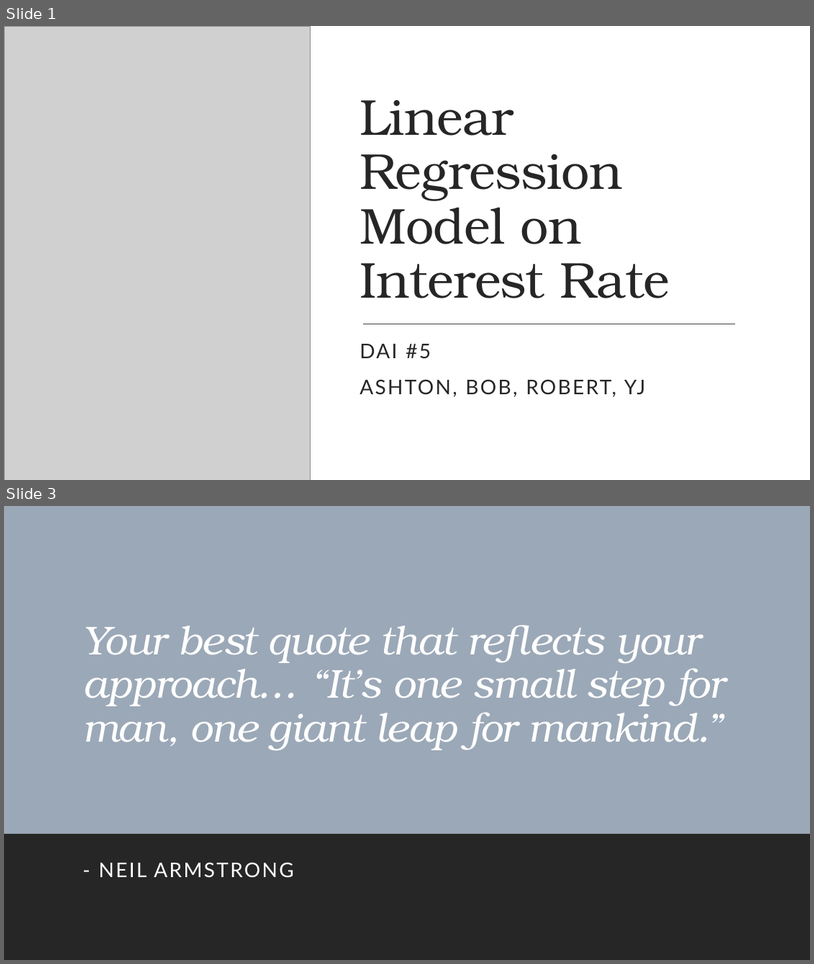
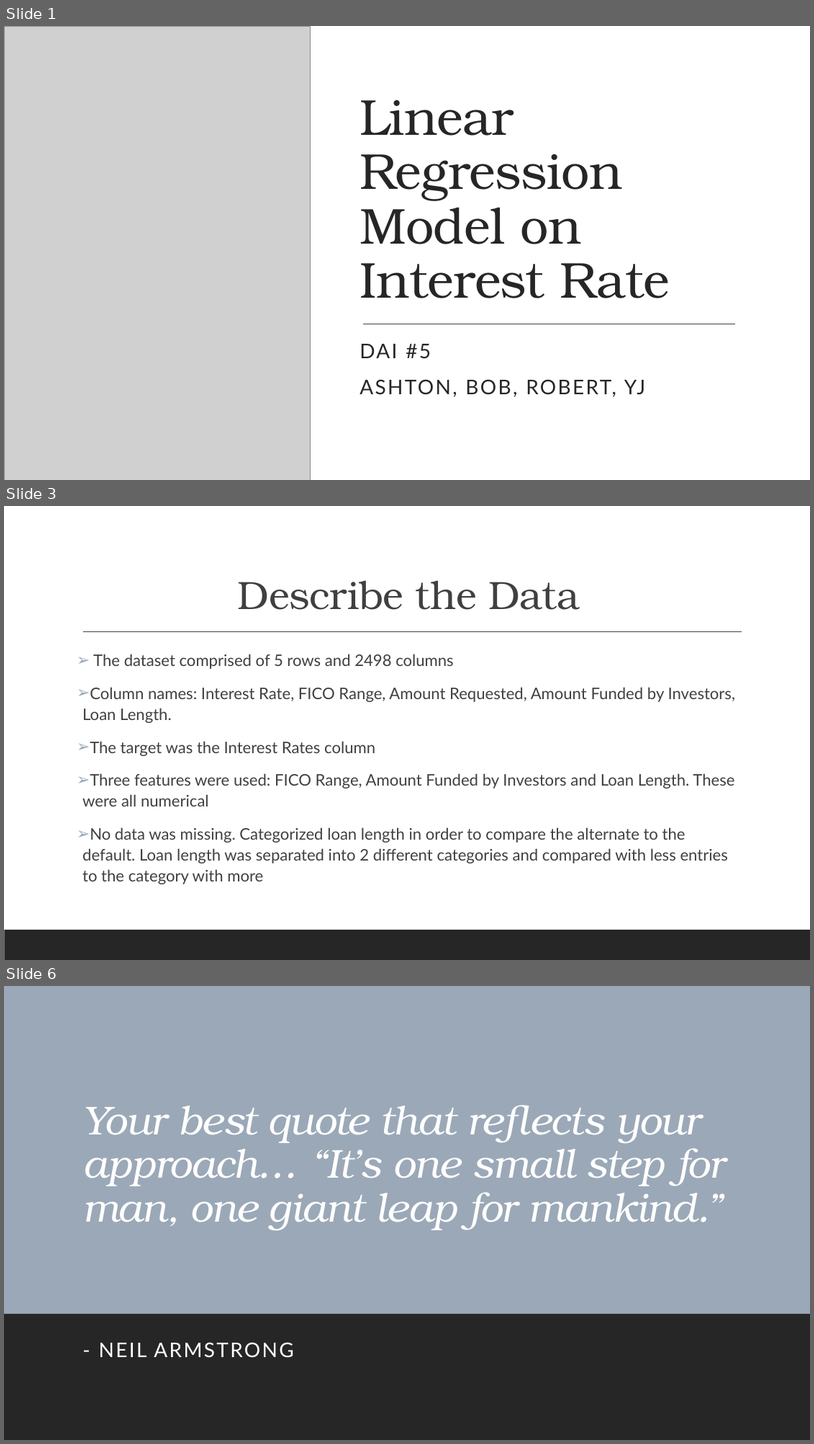
Before and after one commit to wolfman1986/Build_a_Linear_Regression_Model, a slide deck: data/interest_rate.pptx. Shown one above the other, each under a label of ours: slides 1 and 3 before the commit, slides 1, 3 and 6 after it; the slides between them are not shown. The pictures are 814x964 and 814x1444 pixels, drawn with LibreOffice and Linux fonts; fonts in the diff are those of the drawing; grey boxes stand for pictures. Boxes give left, top, right and bottom in pixels: in the first picture for what was removed or moved away, otherwise in the second. Text is boxed around its words. In the diff, an @@ line names an element or a change of style, - is before the commit and + after.

```diff
--- a/data/interest_rate.pptx
+++ b/data/interest_rate.pptx
@@ slide 3 added at <box>4,506,810,960</box>, background #FFFFFF; not listed: 1 template element that a slide beside it also shows @@
@@ title added at <box>238,580,580,610</box>, 47 pt, text #404040 @@
+Describe the Data
@@ line added from (83, 632) to (743, 632), #404040 1 pt @@
@@ text added at <box>82,654,736,884</box>, 19 pt, text #404040 @@
+➢ The dataset comprised of 5 rows and 2498 columns
+➢ Column names: Interest Rate, FICO Range, Amount Requested, Amount Funded by Investors, Loan Length.
+➢ The target was the Interest Rates column
+➢ Three features were used: FICO Range, Amount Funded by Investors and Loan Length. These were all numerical
+➢ No data was missing. Categorized loan length in order to compare the alternate to the default. Loan length was separated into 2 different categories and compared with less entries to the category with more
@@ what was slide 3 is now slide 6 @@
```
Also in this commit, not shown: 3 other slides added, 1 slide removed, 2 other files.
